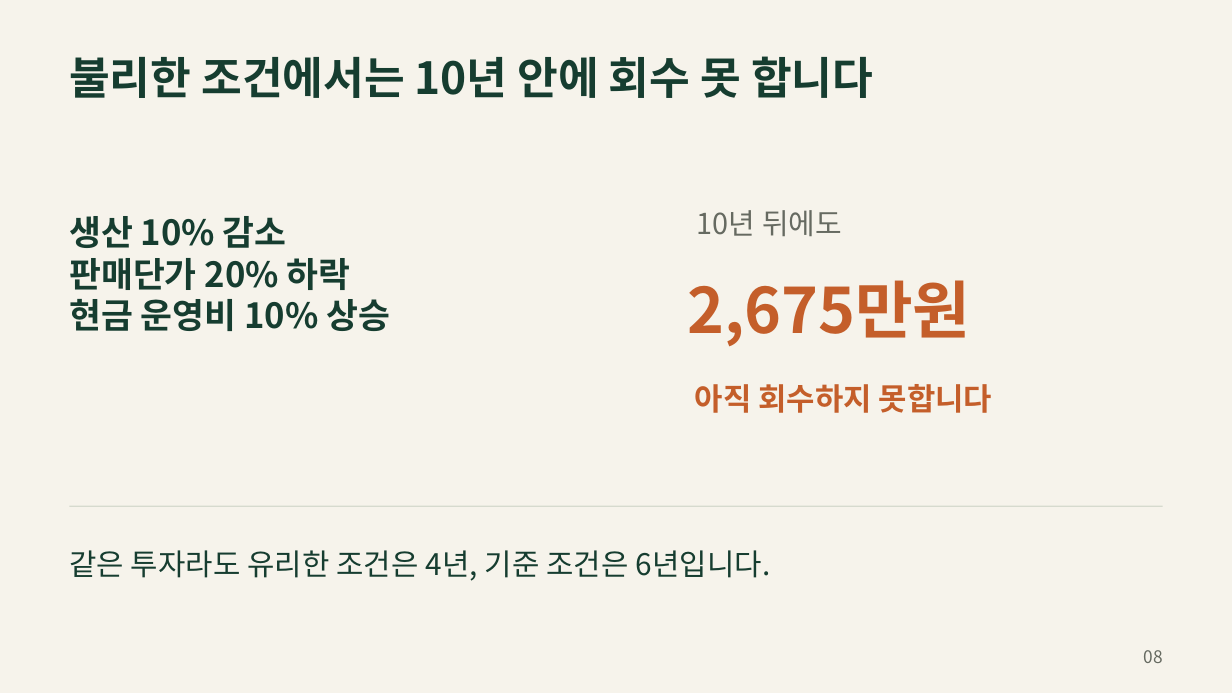
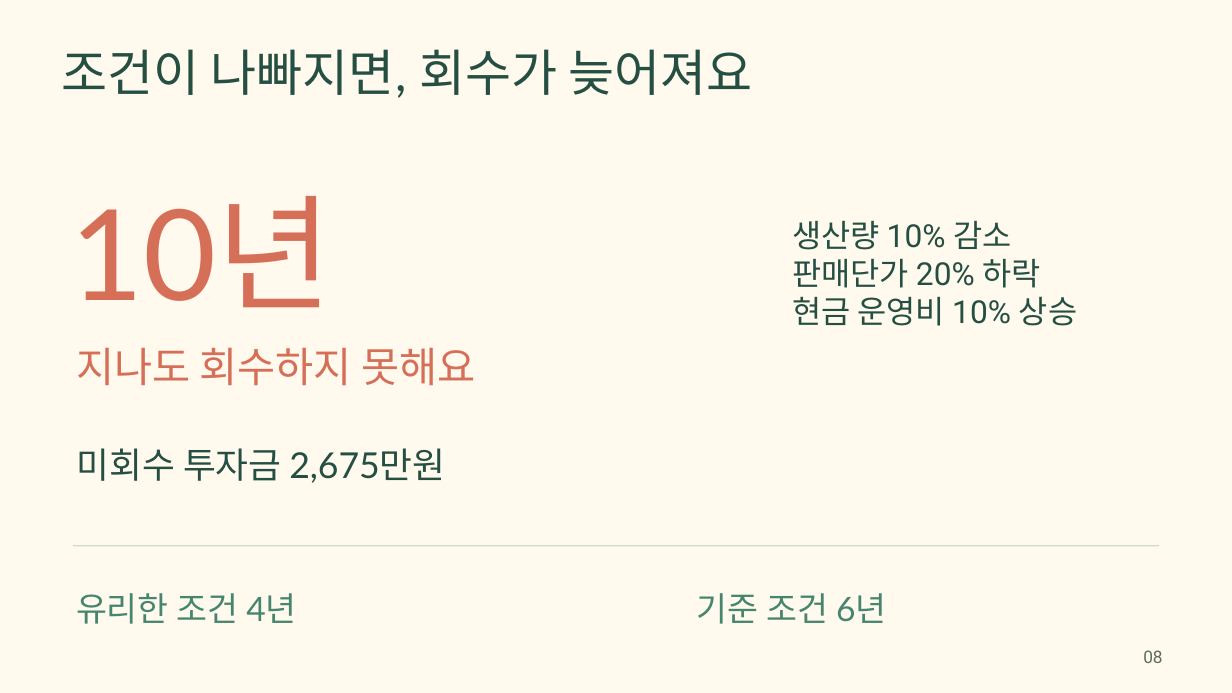
Before and after one commit to jinuk0211/smartfarm-adoption, a slide deck: slide 8 of presentation/smartfarm_proposal.pptx. Drawn at 1232x693 pixels with LibreOffice and Linux fonts; fonts in the diff are those of the drawing. Boxes give left, top, right and bottom in pixels: in the first picture for what was removed or moved away, otherwise in the second. Text is boxed around its words. In the diff, an @@ line names an element or a change of style, - is before the commit and + after.

```diff
--- a/presentation/smartfarm_proposal.pptx
+++ b/presentation/smartfarm_proposal.pptx
@@ background #F6F3EB to #FFF9EE @@
@@ text added at [62,49,753,98], 39 pt, text #254F43 @@
+조건이 나빠지면, 회수가 늦어져요
@@ text added at [70,196,332,308], 98.2 pt, text #D66F58 @@
+10년
@@ text at [792,220,1011,250]: text changed; size 27 to 24.8 pt; font Noto Sans CJK KR to Roboto; text colour #163D30 to #254F43; bold off @@
-생산 10% 감소
+생산량 10% 감소
@@ text "생산량 10% 감소": place and size @@
-text "생산량 10% 감소" at [69,216,390,331]
+text "생산량 10% 감소" at [792,220,1077,326]
@@ text at [792,258,1077,326]: size 27 to 24.8 pt, font Noto Sans CJK KR to Roboto, text colour #163D30 to #254F43, bold off in "판매단가 20% 하락", "현금 운영비 10% 상승" @@
@@ text at [76,348,475,385]: text changed; size 22.5 to 32.2 pt; font Noto Sans CJK KR to Lato; text colour #666A61 to #D66F58 @@
-10년 뒤에도
+지나도 회수하지 못해요
@@ text removed at [695,384,992,413] @@
-아직 회수하지 못합니다
@@ text at [77,448,445,483]: text changed; size 48.8 to 27.8 pt; font Noto Sans CJK KR to Lato; text colour #C45E2A to #254F43; bold off @@
-2,675만원
+미회수 투자금 2,675만원
@@ line moved from (69, 506) - (1163, 506) to (73, 546) - (1159, 546) @@
@@ line (73, 546) - (1159, 546): stroke #D6DACE 0.98 pt to #CEDDD1 0.98 pt @@
@@ text at [76,593,296,624]: text changed; size 23.2 to 26.2 pt; font Noto Sans CJK KR to Lato; text colour #163D30 to #46856E @@
-같은 투자라도 유리한 조건은 4년, 기준 조건은 6년입니다.
+유리한 조건 4년
@@ text at [697,593,886,624]: text changed; size 34.5 to 26.2 pt; font Noto Sans CJK KR to Lato; text colour #163D30 to #46856E; bold off @@
-불리한 조건에서는 10년 안에 회수 못 합니다
+기준 조건 6년
@@ text "08" at [1143,650,1162,663]: font Noto Sans CJK KR to Roboto, text colour #666A61 to #5F6C61 @@
```
Also in this commit, not shown: 27 other slides changed, 20 other files.
